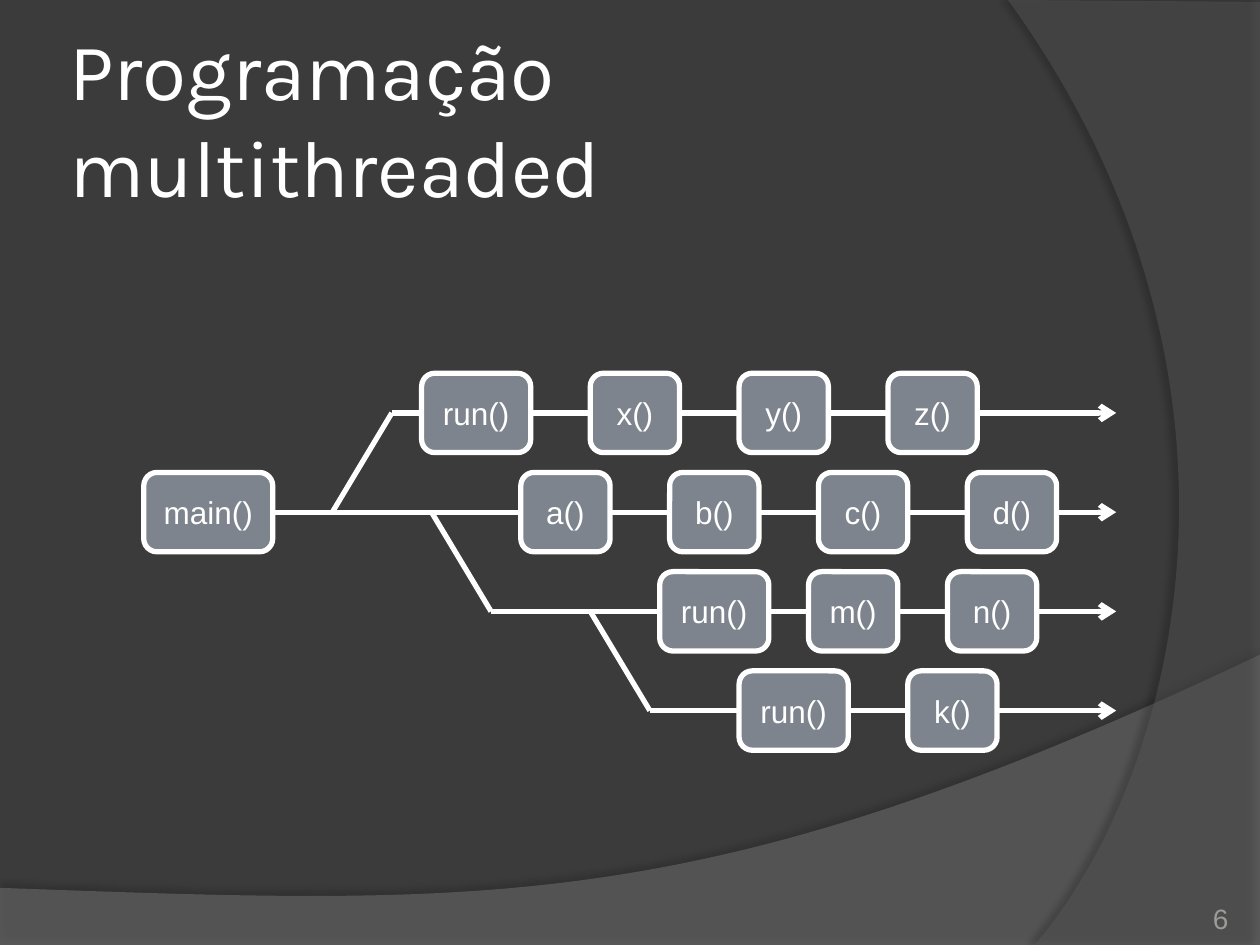
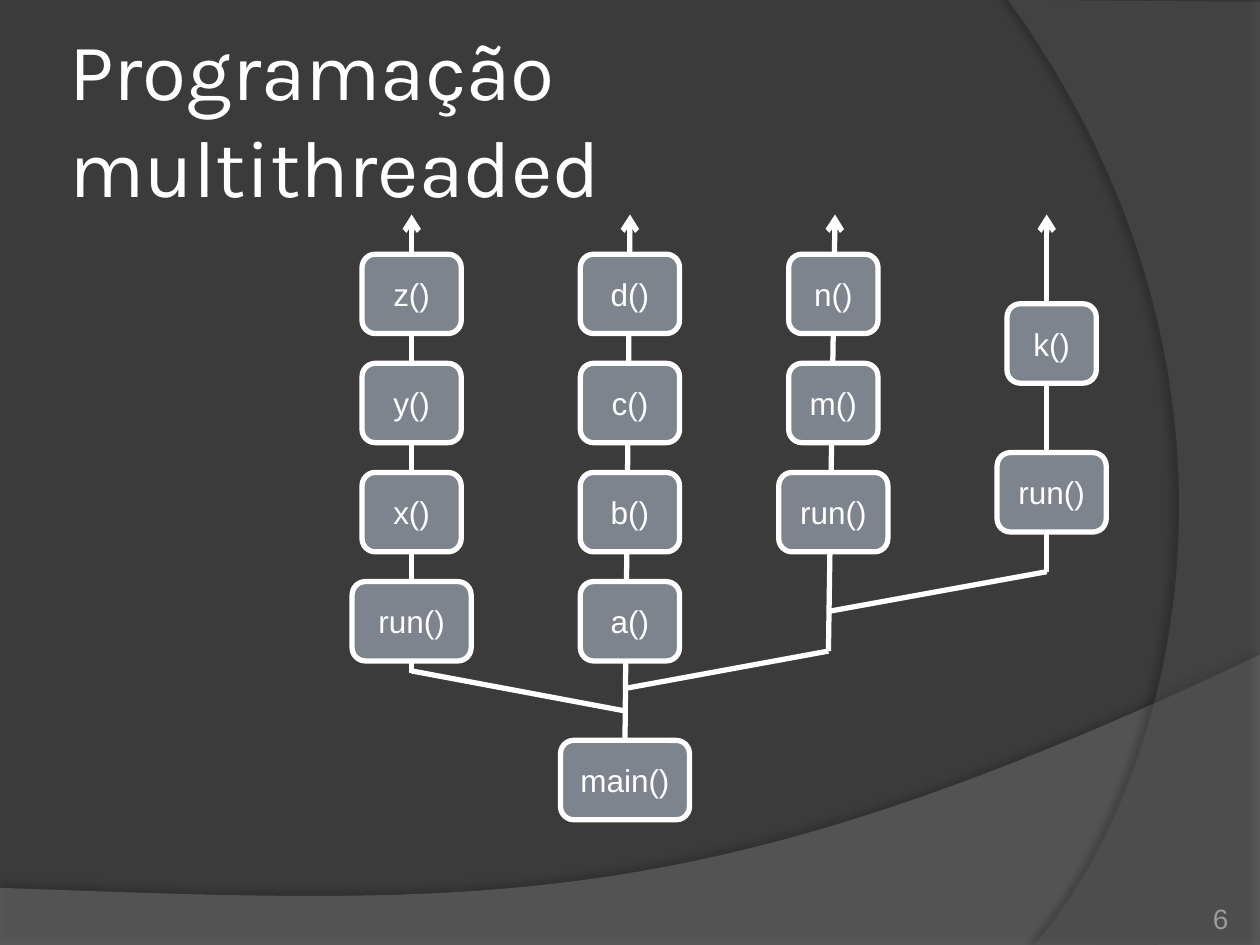
Before and after one commit to duchesqui/slzvieira-training, a slide deck: slide 6 of 2-Java-Programmer-Modulo-II/14.Capitulo08.pptx. Drawn at 1260x945 pixels with LibreOffice and Linux fonts; fonts in the diff are those of the drawing. Boxes give left, top, right and bottom in pixels: in the first picture for what was removed or moved away, otherwise in the second. Text is boxed around its words. In the diff, an @@ line names an element or a change of style, - is before the commit and + after.

```diff
--- a/2-Java-Programmer-Modulo-II/14.Capitulo08.pptx
+++ b/2-Java-Programmer-Modulo-II/14.Capitulo08.pptx
@@ arrow moved from (392, 413) - (1116, 413) to (412, 673) - (412, 214) @@
@@ arrow moved from (203, 512) - (1116, 512) to (625, 741) - (630, 214) @@
@@ arrow moved from (491, 611) - (1116, 611) to (828, 651) - (835, 214) @@
@@ arrow moved from (650, 711) - (1116, 711) to (1047, 572) - (1047, 214) @@
@@ rounded rectangle "z()" resized from (x1=888, y1=373, x2=978, y2=452) to (x1=362, y1=255, x2=461, y2=334) @@
@@ rounded rectangle "d()" resized from (x1=968, y1=472, x2=1057, y2=552) to (x1=581, y1=255, x2=680, y2=334) @@
@@ rounded rectangle "n()" moved from (x1=948, y1=572, x2=1037, y2=651) to (x1=789, y1=255, x2=878, y2=334) @@
@@ rounded rectangle "k()" moved from (x1=907, y1=670, x2=997, y2=750) to (x1=1007, y1=304, x2=1096, y2=383) @@
@@ rounded rectangle "y()" resized from (x1=740, y1=373, x2=829, y2=452) to (x1=362, y1=363, x2=461, y2=442) @@
@@ rounded rectangle "c()" resized from (x1=819, y1=472, x2=908, y2=552) to (x1=581, y1=363, x2=680, y2=442) @@
@@ rounded rectangle "m()" moved from (x1=809, y1=572, x2=898, y2=651) to (x1=789, y1=363, x2=878, y2=442) @@
@@ rounded rectangle "x()" resized from (x1=591, y1=373, x2=680, y2=452) to (x1=362, y1=472, x2=461, y2=552) @@
@@ rounded rectangle "b()" resized from (x1=669, y1=472, x2=759, y2=552) to (x1=581, y1=472, x2=680, y2=552) @@
@@ rounded rectangle "run()" moved from (x1=660, y1=572, x2=770, y2=651) to (x1=779, y1=472, x2=888, y2=552) @@
@@ rounded rectangle "run()" moved from (x1=740, y1=670, x2=849, y2=750) to (x1=997, y1=452, x2=1106, y2=532) @@
@@ rounded rectangle "run()" resized from (x1=422, y1=373, x2=532, y2=452) to (x1=353, y1=582, x2=471, y2=662) @@
@@ rounded rectangle "a()" resized from (x1=520, y1=472, x2=610, y2=552) to (x1=581, y1=582, x2=680, y2=662) @@
@@ line moved from (650, 711) - (591, 611) to (1047, 572) - (828, 611) @@
@@ line moved from (491, 611) - (432, 512) to (828, 651) - (624, 689) @@
@@ line moved from (392, 413) - (333, 512) to (412, 670) - (624, 711) @@
@@ rounded rectangle "main()" moved from (x1=144, y1=472, x2=272, y2=552) to (x1=561, y1=741, x2=689, y2=820) @@
```
Also in this commit, not shown: 10 other slides changed, 12 slides added, 7 slides removed, 1 other file.
